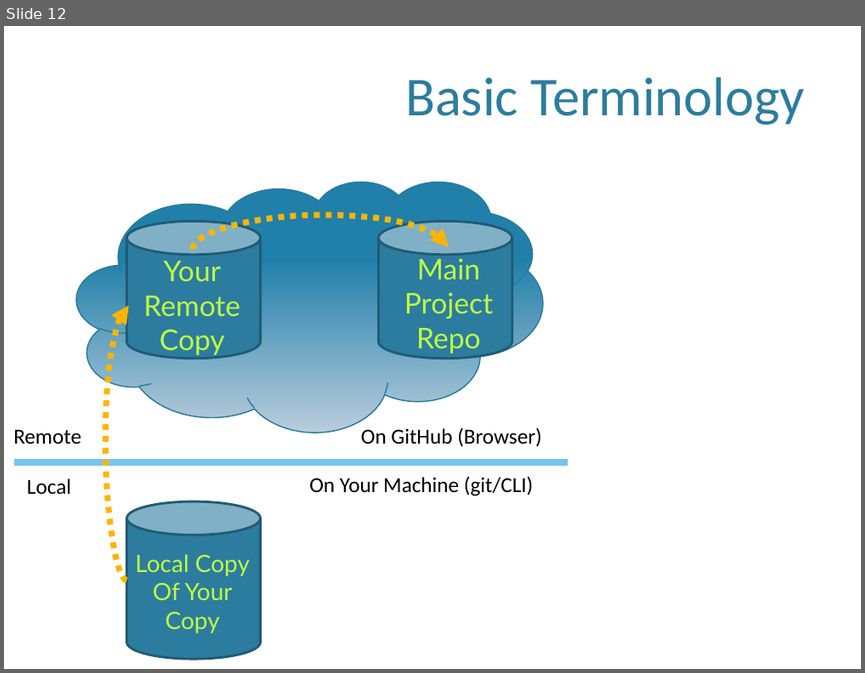
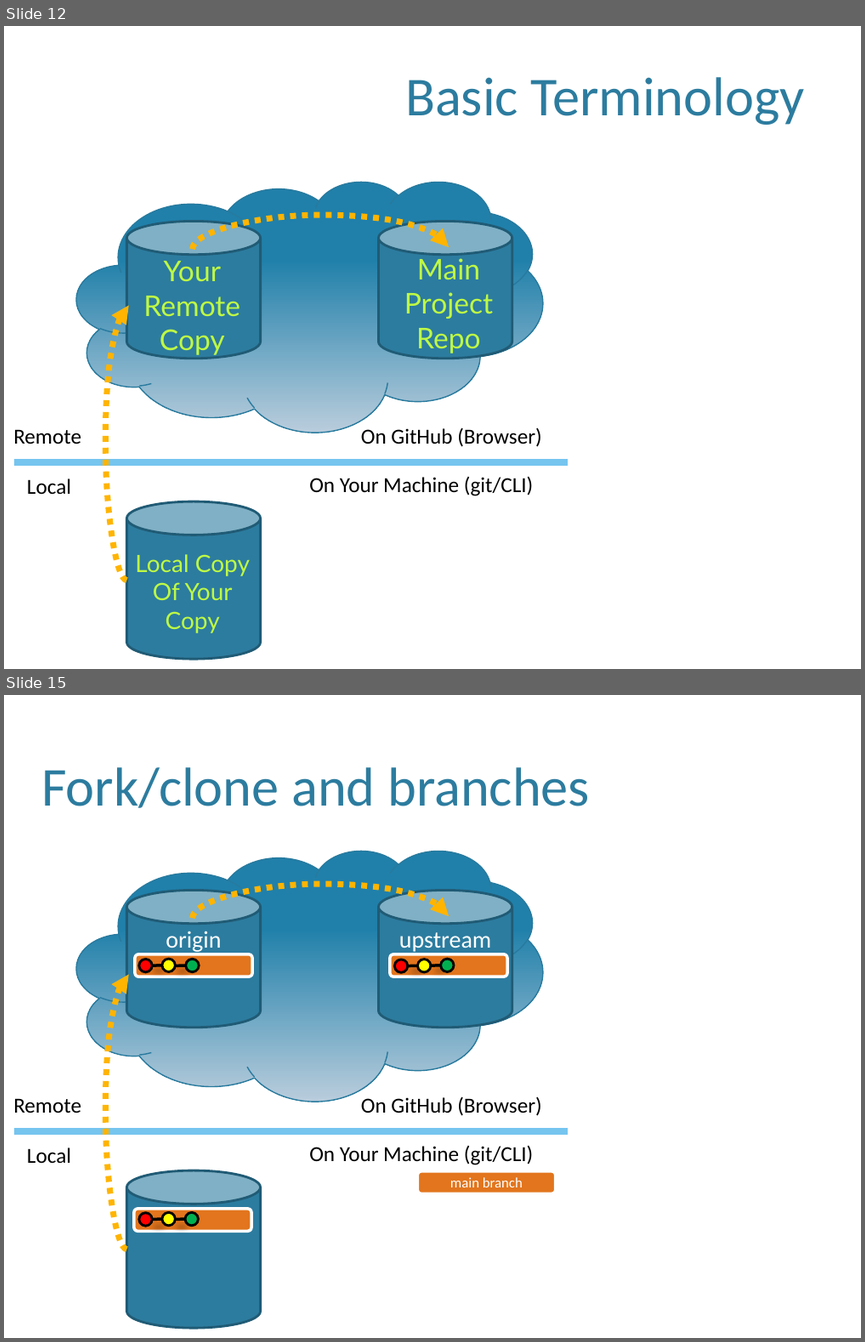
Before and after one commit to wpgoble/comp190, a slide deck: docs/materials/07-GitHub-OLD-copy.pptx. Shown one above the other, each under a label of ours: slide 12 before the commit, slides 12 and 15 after it; the slides between them are not shown. The pictures are 865x673 and 865x1342 pixels, drawn with LibreOffice and Linux fonts; fonts in the diff are those of the drawing; background and template pictures are left out. Boxes give left, top, right and bottom in pixels: in the first picture for what was removed or moved away, otherwise in the second. Text is boxed around its words. In the diff, an @@ line names an element or a change of style, - is before the commit and + after.

```diff
--- a/docs/materials/07-GitHub-OLD-copy.pptx
+++ b/docs/materials/07-GitHub-OLD-copy.pptx
@@ slide 15 added at (4,695,861,1338), background picture (left out) @@
@@ title added at (41,767,590,808), 46 pt, text #2C7C9F @@
+Fork/clone and branches
@@ cloud added at (77,850,543,1100), fill gradient #2081AB to #B8CCDC, outline #287A9E 1 pt @@
@@ cylinder added at (126,891,260,1027), fill #2C7C9F, outline #215C76 2 pt, 20 pt, text #FFFFFF @@
+origin
@@ curved arrow added from (193, 918) to (449, 916), #FFB400 5 pt dashed @@
@@ cylinder added at (378,891,512,1027), fill #2C7C9F, outline #215C76 2 pt, 20 pt, text #FFFFFF @@
+upstream
@@ curved arrow added from (126, 1248) to (129, 975), #FFB400 5 pt dashed @@
@@ rounded rectangle added at (135,953,252,976), fill #E2751D, outline #FFFFFF 2.5 pt @@
@@ ellipse added at (139,959,152,972), fill #FF0000, outline #000000 2 pt @@
@@ line added from (152, 966) to (161, 965), #000000 2.5 pt @@
@@ ellipse added at (161,959,175,972), fill #FFFF00, outline #000000 2 pt @@
@@ line added from (176, 966) to (186, 965), #000000 2.5 pt @@
@@ ellipse added at (186,959,199,972), fill #00B050, outline #000000 2 pt @@
@@ rounded rectangle added at (390,953,507,976), fill #E2751D, outline #FFFFFF 2.5 pt @@
@@ ellipse added at (395,959,408,972), fill #FF0000, outline #000000 2 pt @@
@@ line added from (408, 966) to (418, 966), #000000 2.5 pt @@
@@ ellipse added at (418,959,431,972), fill #FFFF00, outline #000000 2 pt @@
@@ line added from (431, 966) to (441, 965), #000000 2.5 pt @@
@@ ellipse added at (441,959,454,972), fill #00B050, outline #000000 2 pt @@
@@ text added at (13,1098,81,1112), 18 pt, text #000000 @@
+Remote
@@ text added at (361,1096,541,1116), 18 pt, text #000000 @@
+On GitHub (Browser)
@@ line added from (14, 1131) to (567, 1131), #76C5EF 6 pt @@
@@ text added at (27,1147,71,1163), 18 pt, text #000000 @@
+Local
@@ text added at (309,1145,533,1165), 18 pt, text #000000 @@
+On Your Machine (git/CLI)
@@ cylinder added at (126,1170,260,1328), fill #2C7C9F, outline #215C76 2 pt @@
@@ rounded rectangle added at (418,1171,556,1194), fill #E2751D, outline #FFFFFF 2.5 pt, 12 pt, text #FFFFFF @@
+main branch
@@ rounded rectangle added at (134,1208,251,1231), fill #E2751D, outline #FFFFFF 2.5 pt @@
@@ ellipse added at (139,1213,152,1225), fill #FF0000, outline #000000 2 pt @@
@@ line added from (152, 1219) to (161, 1219), #000000 2.5 pt @@
@@ ellipse added at (161,1213,175,1225), fill #FFFF00, outline #000000 2 pt @@
@@ line added from (176, 1219) to (185, 1219), #000000 2.5 pt @@
@@ ellipse added at (185,1213,198,1225), fill #00B050, outline #000000 2 pt @@
```
Also in this commit, not shown: 17 other slides added, 2 other files.
